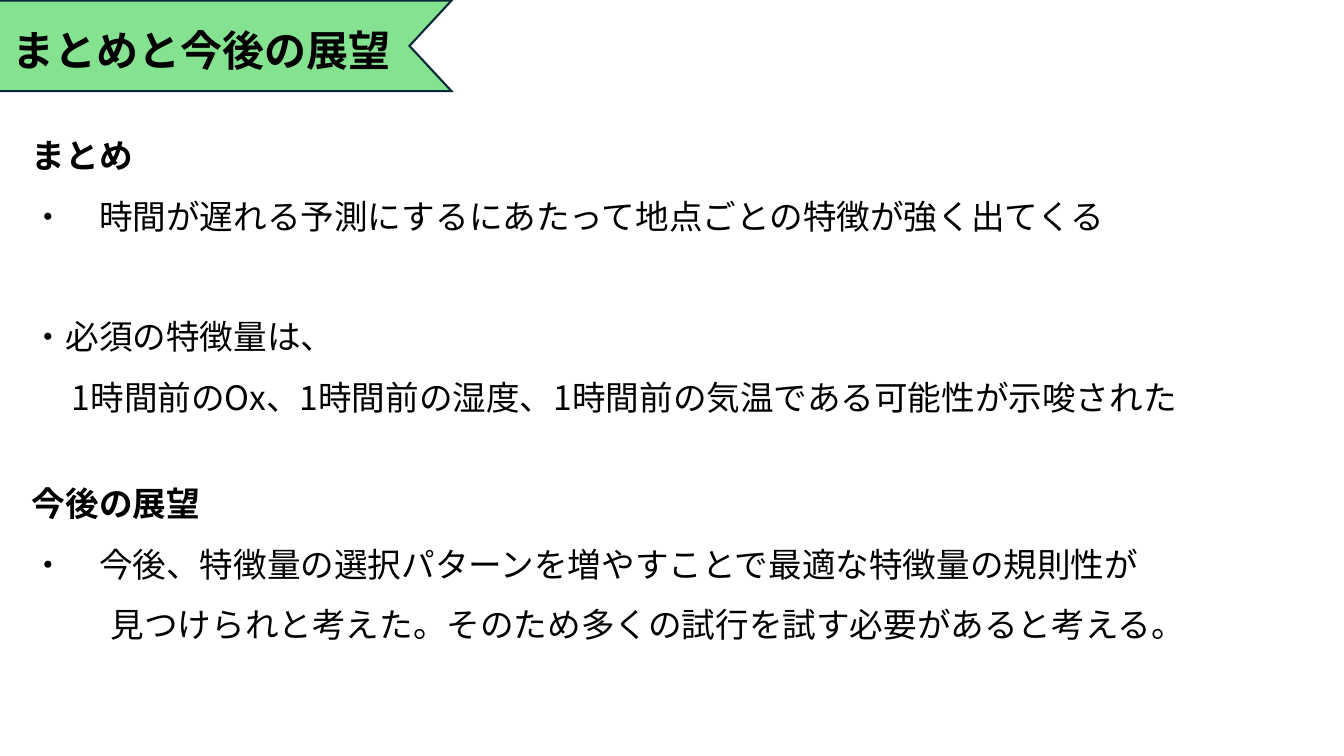
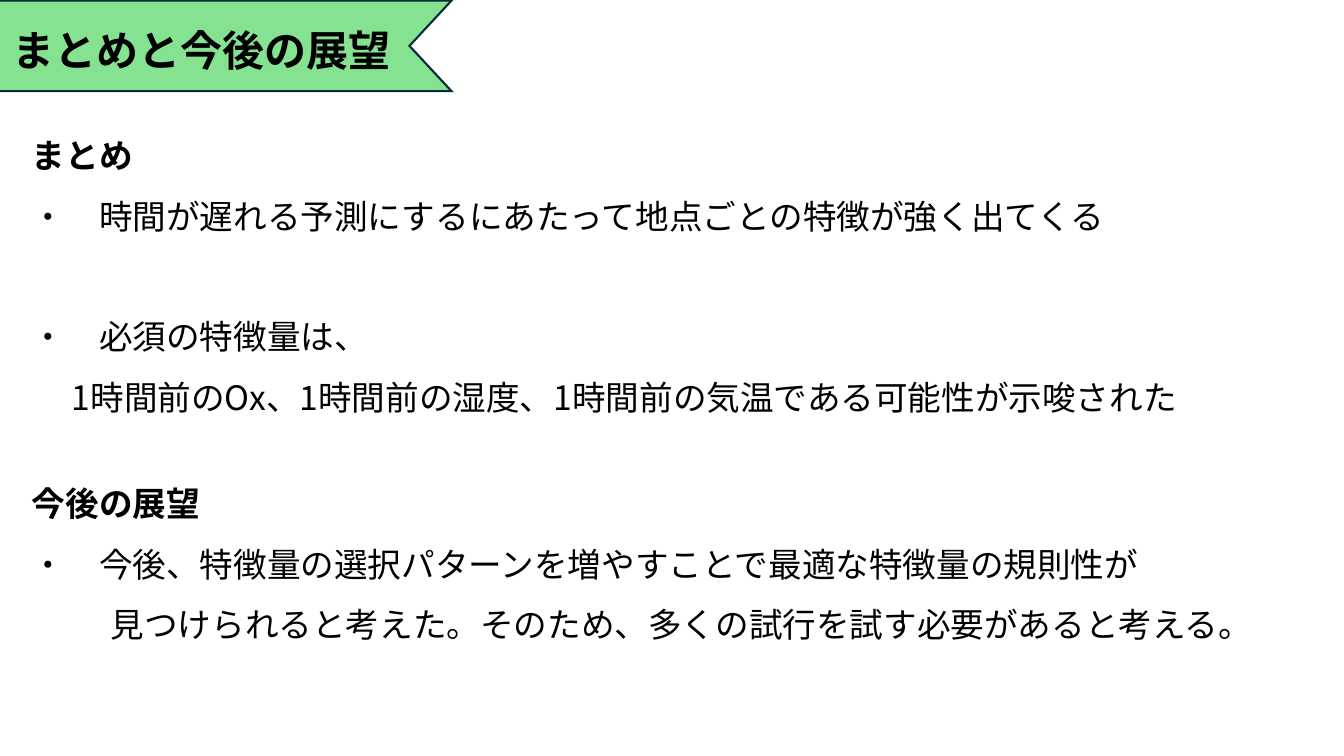
Before and after one commit to Tatsuki0623/lab, a slide deck: slide 13 of out_data/最終発表.pptx (slide 9 before the commit). Drawn at 1344x756 pixels with LibreOffice and Linux fonts; fonts in the diff are those of the drawing. Boxes give left, top, right and bottom in pixels: in the first picture for what was removed or moved away, otherwise in the second. Text is boxed around its words. In the diff, an @@ line names an element or a change of style, - is before the commit and + after.

```diff
--- a/out_data/最終発表.pptx
+++ b/out_data/最終発表.pptx
@@ text at [32,320,1177,413]: spaces changed @@
-・必須の特徴量は、
-1時間前のOx、1時間前の湿度、1時間前の気温である可能性が示唆された
+・ 必須の特徴量は、
+1時間前のOx、1時間前の湿度、1時間前の気温である可能性が示唆された
@@ text at [32,548,1252,640]: text changed @@
-・ 今後、特徴量の選択パターンを増やすことで最適な特徴量の規則性が
-見つけられと考えた。そのため多くの試行を試す必要があると考える。
+・ 今後、特徴量の選択パターンを増やすことで最適な特徴量の規則性が
+見つけられると考えた。そのため、多くの試行を試す必要があると考える。
```
Also in this commit, not shown: 5 other slides changed, 4 slides added, 4 other files.
